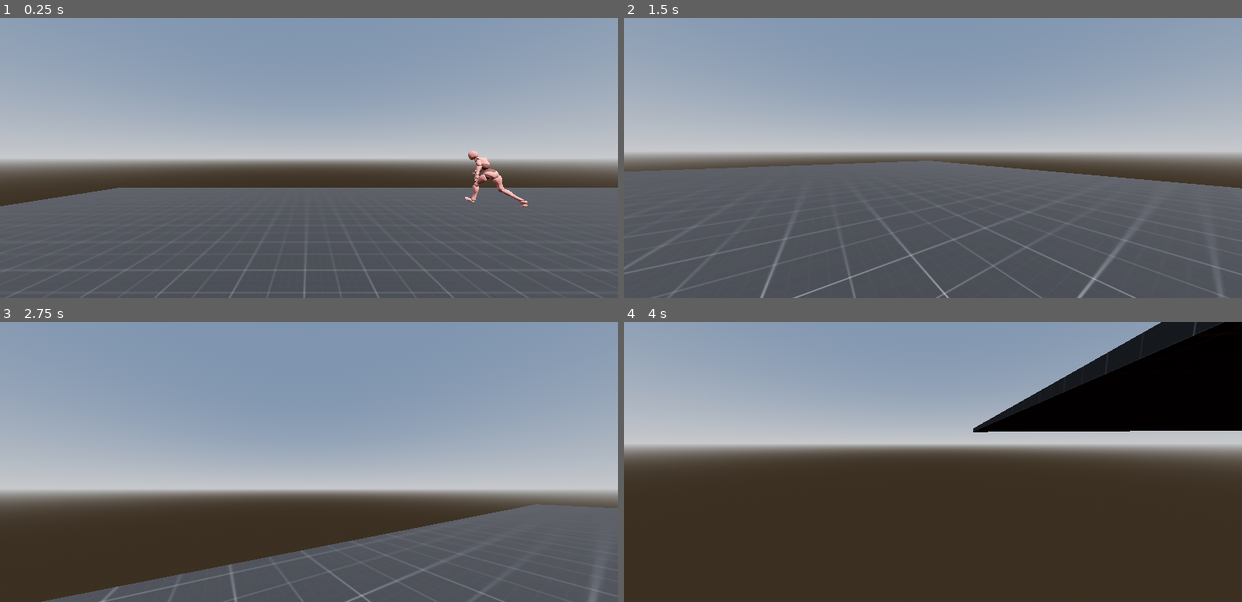
Above: before the commit, frames 1-4 (two rows, left to right).
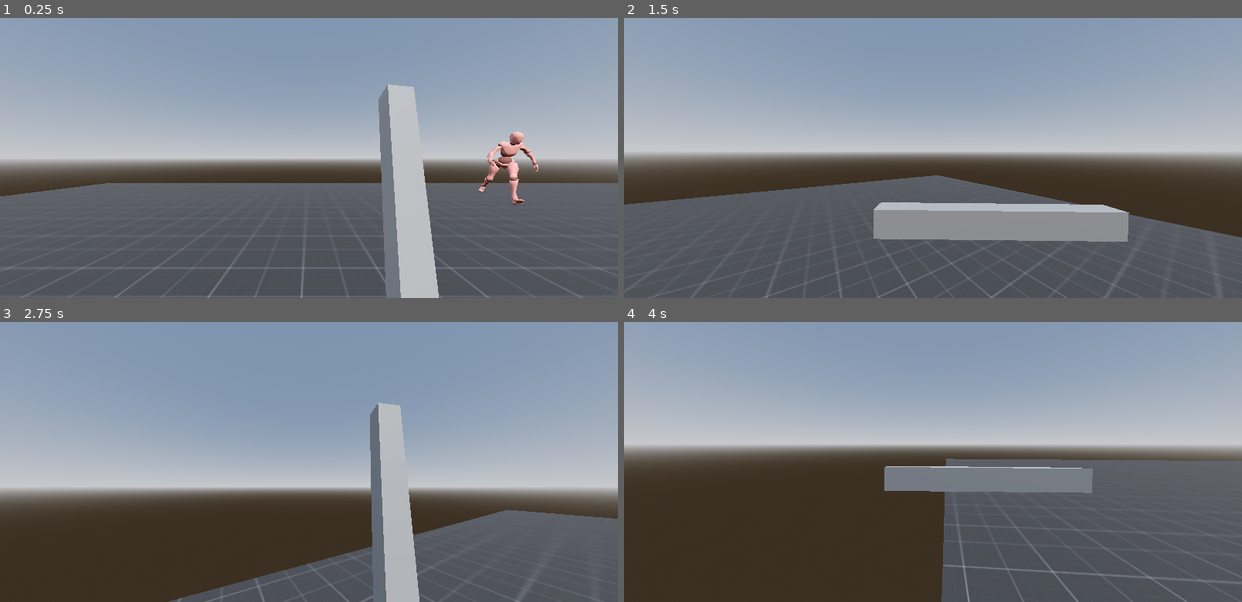
Above: after the commit, the same moments.

Repository: Bessonica/meleeFire
Game: Godot game, scene res://Scenes/Level/level.tscn
The game is run twice, just before and just after one commit, with the same random seed, the same clock (stepped at 60 frames per second) and the same inputs.
Inputs (mouse positions are in pixels of both pictures, inside the frame that each line leads up to):
- Up to frame 1 (0.25 s): no input
- Up to frame 2 (1.5 s): move the mouse to (963, 158) at 0.52 s; press the mouse at (963, 158) at 0.53 s; hold W (moveForward) from 0.53 s (still down); tap Space (jump) at 0.77 s; move the mouse to (902, 158) at 1.27 s; release the mouse at (902, 158) at 1.28 s; right-click (902, 158) at 1.35 s
- Up to frame 3 (2.75 s): keep holding W (moveForward); tap Space (jump) at 1.52 s; move the mouse to (321, 456) at 2.02 s; hold Shift (sprint) from 2.03 s (still down)
- Up to frame 4 (4 s): keep holding W (moveForward); move the mouse to (926, 467) at 2.77 s; release Shift (sprint) at 2.78 s; click (926, 467) at 2.85 s; tap Space (jump) at 3.02, 3.77 s; move the mouse to (976, 464) at 3.52 s; right-click (976, 464) at 3.6 s

The runs differ from the first frame. In frame 1, 8.2% of the frame differs, in the area x 0-100%, y 23-100%; in frame 2, 16%; in frame 3, 8.9%; in frame 4, 37%, in the area x 42-100%, y 0-100%.

Commit message:
moved input, setParamiters function

Diff:
--- a/Scenes/Ball/ball.gd
+++ b/Scenes/Ball/ball.gd
@@ -22,4 +22,5 @@
 	pass
 
 func _on_body_entered(body):
-	body.ballTouched(self)
+	if body.has_method("ballTouched"):
+		body.ballTouched(self)
--- a/Scenes/Level/level.tscn
+++ b/Scenes/Level/level.tscn
@@ -3,7 +3,7 @@
 [ext_resource type="Script" path="res://Scenes/Level/level.gd" id="1_7tijt"]
 [ext_resource type="Texture2D" uid="uid://dge3iqvg3vuam" path="res://Res/kenney/PNG/Dark/texture_03.png" id="1_86hxg"]
 [ext_resource type="PackedScene" uid="uid://ctx0471wiosmh" path="res://Scenes/Enemy/zombie.tscn" id="3_7ho3i"]
-[ext_resource type="PackedScene" uid="uid://dfrpdqgyvpwu0" path="res://Scenes/PlayerStateMachine/playerStateMachine.tscn" id="5_8p5v3"]
+[ext_resource type="PackedScene" uid="uid://c0kj72s04nlbr" path="res://Scenes/player/player.tscn" id="5_kn8rf"]
 [ext_resource type="PackedScene" uid="uid://clwb8spon5l8t" path="res://Scenes/Ball Spawner/ball_spawner.tscn" id="5_myvgy"]
 
 [sub_resource type="ProceduralSkyMaterial" id="ProceduralSkyMaterial_lr8n4"]
@@ -57,6 +57,8 @@
 
 [node name="Zombie" parent="World" instance=ExtResource("3_7ho3i")]
 transform = Transform3D(1, 0, 0, 0, 1, 0, 0, 0, 1, 5, 0.364633, -5)
+activated = true
+playerPath = NodePath("../../CharacterBody3D")
 
 [node name="BallSpawner" parent="World" instance=ExtResource("5_myvgy")]
 transform = Transform3D(1, 0, 0, 0, 1, 0, 0, 0, 1, 5.65714, 1.70442, 7.91895)
@@ -81,5 +83,5 @@
 mouse_filter = 1
 color = Color(0.772549, 0.27451, 0.321569, 0.439216)
 
-[node name="PlayerSM" parent="." instance=ExtResource("5_8p5v3")]
-transform = Transform3D(1, 0, 0, 0, 1, 0, 0, 0, 1, 0, 2, 0)
+[node name="CharacterBody3D" parent="." instance=ExtResource("5_kn8rf")]
+transform = Transform3D(1, 0, 0, 0, 1, 0, 0, 0, 1, 0, 1, 0)
--- a/Scripts/FSM/FiniteStateMachine.gd
+++ b/Scripts/FSM/FiniteStateMachine.gd
@@ -5,8 +5,12 @@
 var current_state : State
 @export var initial_state : State
 
+@onready var playerCamera = $"../Camera3D"
 #NOTE This is a generic finite_state_machine, it handles all states, changes to this code will affect
 	# everything that uses a state machine!
+
+#	TODO separate FSM, from player functions. make a child FSM(for player)
+#		remember super function
 
 func _ready():
 	for child in get_children():
@@ -14,10 +18,13 @@
 			states[child.name.to_lower()] = child
 			child.state_transition.connect(change_state)
 
+			child.setParamiters(playerCamera)
+
 	await owner.ready
 	if initial_state:
 		initial_state.Enter()
 		current_state = initial_state
+
 
 #Call the current states update function continuosly
 func _process(delta):
--- a/Scripts/FSM/MoveState.gd
+++ b/Scripts/FSM/MoveState.gd
@@ -2,7 +2,7 @@
 class_name PlayerMove
 
 @onready var player = $"../.."
-@onready var camera = $"../../Camera3D"
+#@onready var camera = $"../../Camera3D"
 
 var gravity = 9.8
 var speed
@@ -17,7 +17,7 @@
 const BASE_FOV = 75.0
 const FOV_CHANGE = 0.7
 
-const sensitivity = 0.01
+#const sensitivity = 0.01
 
 # Called when the node enters the scene tree for the first time.
 func Enter():
@@ -37,14 +37,9 @@
 		#	camera.rotate_x(-event.relative.y * sensitivity)
 		#	camera.rotation.x = clamp(camera.rotation.x, deg_to_rad(-40), deg_to_rad(60))
 
-func Unhandled_input(event):
-	if event is InputEventMouseMotion:
-		#head.rotate_y	or	rotate_y	????
-		PLAYER.rotate_y(-event.relative.x * sensitivity)
-		camera.rotate_x(-event.relative.y * sensitivity)
-		camera.rotation.x = clamp(camera.rotation.x, deg_to_rad(-40), deg_to_rad(60))
 
-func InputInState(event):
+
+func InputInState(event: InputEvent):
 	if event.is_action_pressed("sprint"):
 		print("sprint change")
 		state_transition.emit(self, "Sprint")
@@ -79,12 +74,12 @@
 
 
 	t_bob += _delta * PLAYER.velocity.length() * float(PLAYER.is_on_floor())
-	camera.transform.origin = _headbob(t_bob)
+	CAMERA.transform.origin = _headbob(t_bob)
 
 	#fov
 	var velocity_clamped = clamp(PLAYER.velocity.length(), 0.5, SPRINT_SPEED * 2)
 	var target_fov = BASE_FOV + FOV_CHANGE * velocity_clamped
-	camera.fov = lerp(camera.fov, target_fov, _delta * 8.0)
+	CAMERA.fov = lerp(CAMERA.fov, target_fov, _delta * 8.0)
 
 
 	PLAYER.move_and_slide()
--- a/Scripts/FSM/PlayerMovementState.gd
+++ b/Scripts/FSM/PlayerMovementState.gd
@@ -1,14 +1,15 @@
-extends State
+extends PlayerState
 class_name PlayerMovementState
-
-var PLAYER : Player
-# Called when the node enters the scene tree for the first time.
-func _ready():
-	await owner.ready
-	PLAYER = owner as Player
 
 
 
 # Called every frame. 'delta' is the elapsed time since the previous frame.
 func _process(delta):
 	pass
+
+func Unhandled_input(event: InputEvent):
+	if event is InputEventMouseMotion:
+		#head.rotate_y	or	rotate_y	????
+		PLAYER.rotate_y(-event.relative.x * sensitivity)
+		CAMERA.rotate_x(-event.relative.y * sensitivity)
+		CAMERA.rotation.x = clamp(CAMERA.rotation.x, deg_to_rad(-40), deg_to_rad(60))
--- /dev/null
+++ b/Scripts/FSM/PlayerState.gd
@@ -0,0 +1,14 @@
+extends State
+class_name PlayerState
+
+# uppercase = const
+@onready var PLAYER : Player
+var CAMERA
+const sensitivity = 0.01
+# Called when the node enters the scene tree for the first time.
+func _ready():
+	await owner.ready
+	PLAYER = owner as Player
+
+func setParamiters(camera: Camera3D):
+	self.CAMERA = camera
--- a/Scripts/FSM/SprintState.gd
+++ b/Scripts/FSM/SprintState.gd
@@ -3,7 +3,7 @@
 
 
 @onready var player = $"../.."
-@onready var camera = $"../../Camera3D"
+#@onready var camera = $"../../Camera3D"
 
 var gravity = 9.8
 var speed
@@ -18,7 +18,7 @@
 const BASE_FOV = 75.0
 const FOV_CHANGE = 0.7
 
-const sensitivity = 0.01
+#const sensitivity = 0.01
 
 
 # Called when the node enters the scene tree for the first time.
@@ -54,7 +54,7 @@
 	#fov
 	var velocity_clamped = clamp(PLAYER.velocity.length(), 0.5, SPRINT_SPEED * 2)
 	var target_fov = BASE_FOV + FOV_CHANGE * velocity_clamped
-	camera.fov = lerp(camera.fov, target_fov, _delta * 8.0)
+	CAMERA.fov = lerp(CAMERA.fov, target_fov, _delta * 8.0)
 
 
 	PLAYER.move_and_slide()
@@ -67,10 +67,3 @@
 		state_transition.emit(self, "Moving")
 	if event.is_action_pressed("attack"):
 		print("this shouldnt appear")
-
-func Unhandled_input(event):
-	if event is InputEventMouseMotion:
-		#head.rotate_y	or	rotate_y	????
-		PLAYER.rotate_y(-event.relative.x * sensitivity)
-		camera.rotate_x(-event.relative.y * sensitivity)
-		camera.rotation.x = clamp(camera.rotation.x, deg_to_rad(-40), deg_to_rad(60))
--- a/Scripts/FSM/State.gd
+++ b/Scripts/FSM/State.gd
@@ -6,7 +6,10 @@
 
 var isCurrent: bool
 
+var camera: Camera3D
+
 signal state_transition
+
 
 func Enter():
 	pass
--- a/Scripts/FSM/idleState.gd
+++ b/Scripts/FSM/idleState.gd
@@ -18,6 +18,7 @@
 	if not PLAYER.is_on_floor():
 		state_transition.emit(self, "Moving")
 
+
 	if(Input.get_vector("moveLeft", "moveRIght", "moveForward", "moveBackward")):
 		state_transition.emit(self, "Moving")
 
